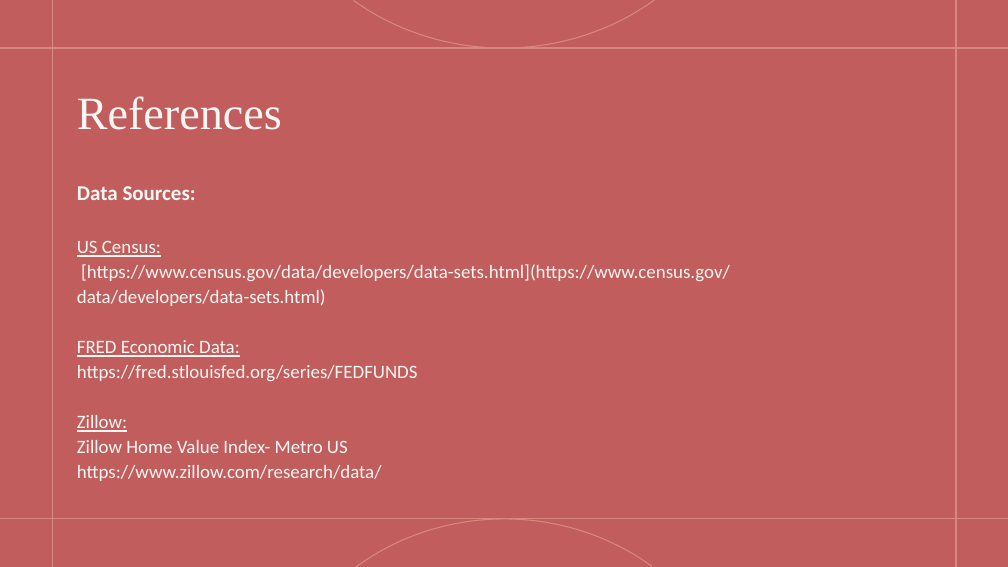
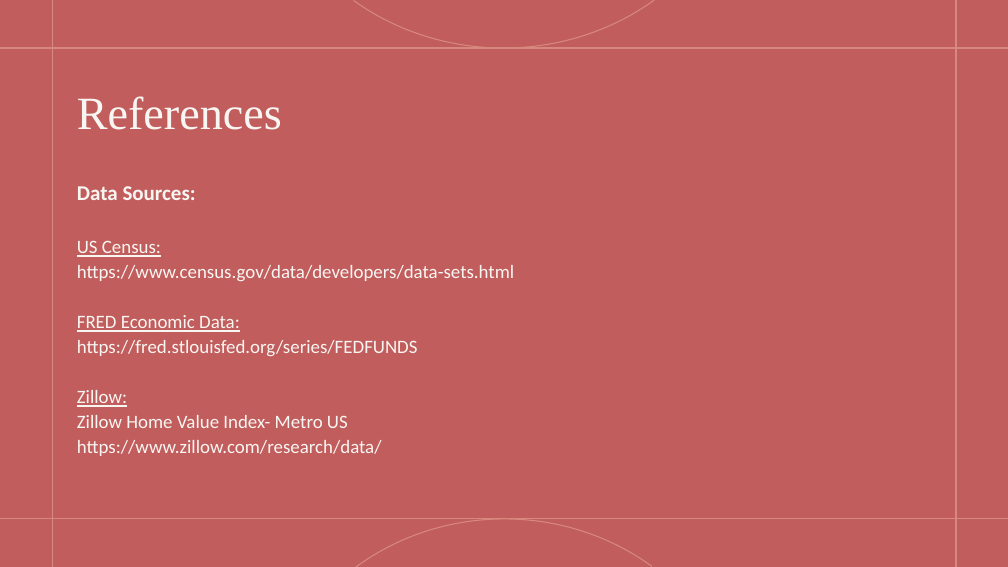
Before and after one commit to dmtiblin/Project-4-Team, a slide deck: slide 13 of Power Point Slides.pptx. Drawn at 1008x567 pixels with LibreOffice and Linux fonts; fonts in the diff are those of the drawing. Boxes give left, top, right and bottom in pixels: in the first picture for what was removed or moved away, otherwise in the second. Text is boxed around its words. In the diff, an @@ line names an element or a change of style, - is before the commit and + after.

Commit message:
Update to Power Point Slides

```diff
--- a/Power Point Slides.pptx
+++ b/Power Point Slides.pptx
@@ text at (x1=77, y1=265, x2=514, y2=281): text changed @@
-[https://www.census.gov/data/developers/data-sets.html](https://www.census.gov/data/developers/data-sets.html)
+https://www.census.gov/data/developers/data-sets.html
```
